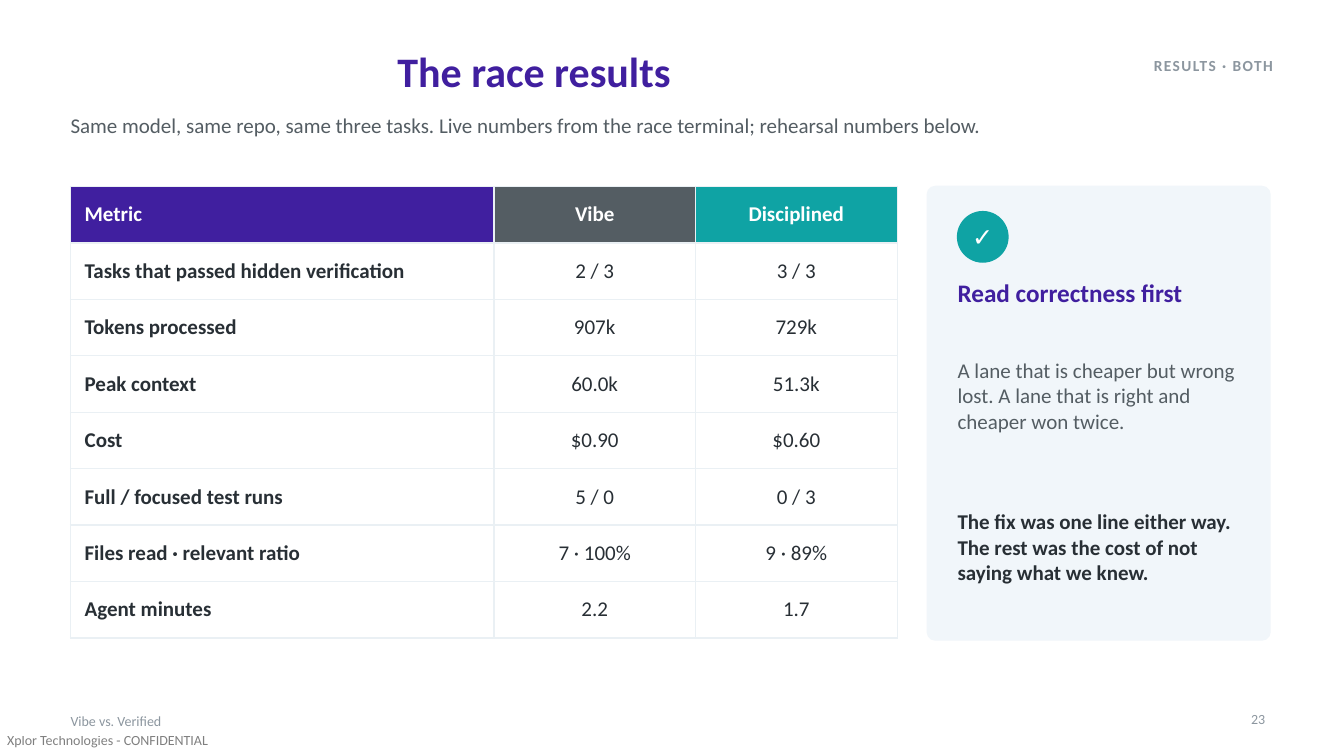
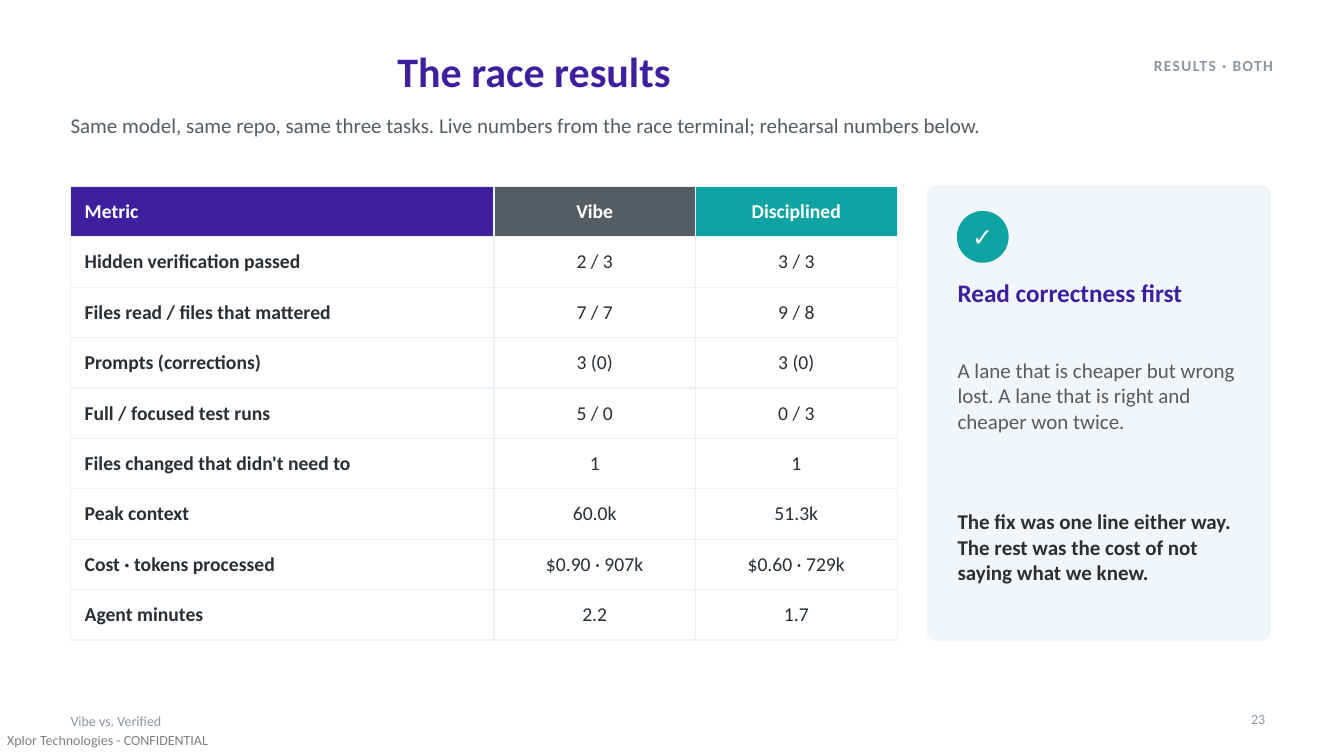
Before and after one commit to AdamMiddendorf/token-efficiency-demo, a slide deck: slide 23 of presentation/vibe-vs-verified.pptx. Drawn at 1344x756 pixels with LibreOffice and Linux fonts; fonts in the diff are those of the drawing. Boxes give left, top, right and bottom in pixels: in the first picture for what was removed or moved away, otherwise in the second. Text is boxed around its words. In the diff, an @@ line names an element or a change of style, - is before the commit and + after.

```diff
--- a/presentation/vibe-vs-verified.pptx
+++ b/presentation/vibe-vs-verified.pptx
@@ table at <box>71,187,897,629</box> @@
-row 2: Tasks that passed hidden verification | 2 / 3 | 3 / 3
-row 3: Tokens processed | 907k | 729k
+row 2: Hidden verification passed | 2 / 3 | 3 / 3
+row 3: Files read / files that mattered | 7 / 7 | 9 / 8
+row 4: Prompts (corrections) | 3 (0) | 3 (0)
+row 5: Full / focused test runs | 5 / 0 | 0 / 3
+row 6: Files changed that didn't need to | 1 | 1
-row 5: Cost | $0.90 | $0.60
-row 6: Full / focused test runs | 5 / 0 | 0 / 3
-row 7: Files read · relevant ratio | 7 · 100% | 9 · 89%
+row 8: Cost · tokens processed | $0.90 · 907k | $0.60 · 729k
```
Also in this commit, not shown: 1 other slide changed, 3 other files.
